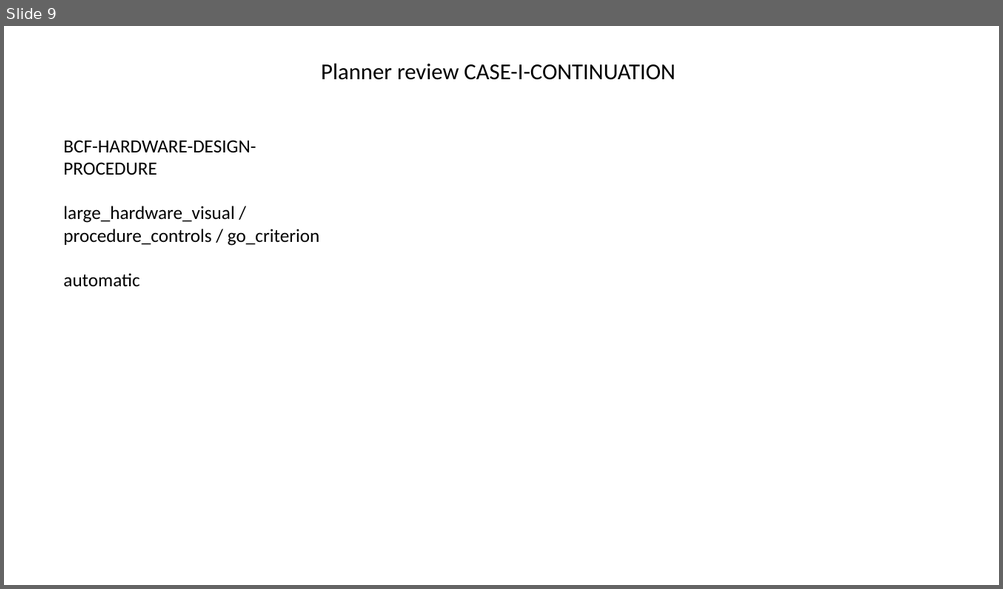
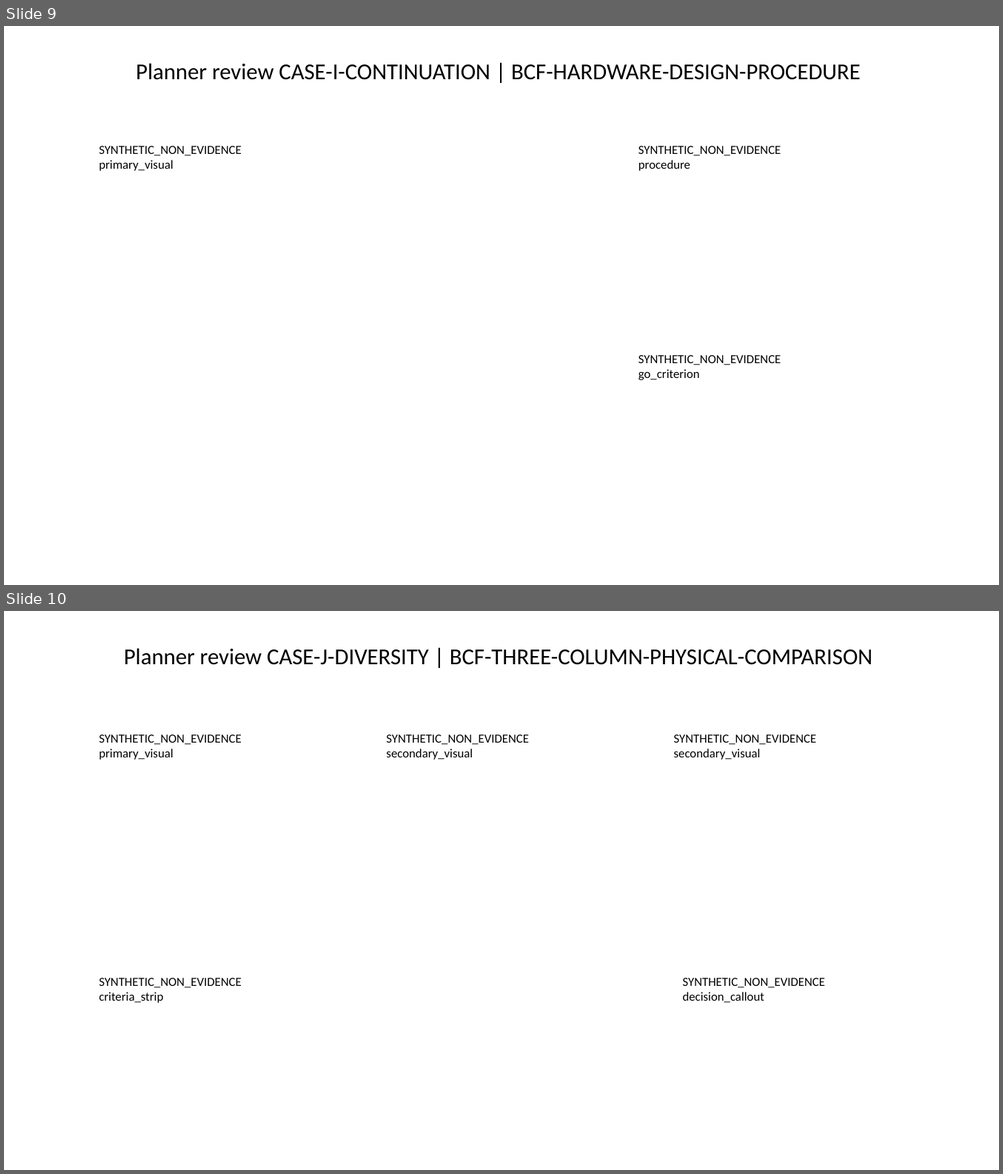
Before and after one commit to Gary0915/AI-Research-SKILLs, a slide deck: thesis-deck-system/artifacts/phase3/planner-composition-candidate-review.pptx. Shown one above the other, each under a label of ours: slide 9 before the commit, slides 9 and 10 after it. The pictures are 1003x589 and 1003x1174 pixels, drawn with LibreOffice and Linux fonts; fonts in the diff are those of the drawing. Boxes give left, top, right and bottom in pixels: in the first picture for what was removed or moved away, otherwise in the second. Text is boxed around its words. In the diff, an @@ line names an element or a change of style, - is before the commit and + after.

Commit message:
phase3: realize planner physical review core

```diff
--- a/thesis-deck-system/artifacts/phase3/planner-composition-candidate-review.pptx
+++ b/thesis-deck-system/artifacts/phase3/planner-composition-candidate-review.pptx
@@ slide 10 added at [4,611,999,1170], background #FFFFFF @@
@@ title added at [124,648,872,665], 22 pt, text #000000 @@
+Planner review CASE-J-DIVERSITY | BCF-THREE-COLUMN-PHYSICAL-COMPARISON
@@ text added at [99,735,242,760], 12 pt, text #000000 @@
+SYNTHETIC_NON_EVIDENCE
+primary_visual
@@ text added at [386,735,529,760], 12 pt, text #000000 @@
+SYNTHETIC_NON_EVIDENCE
+secondary_visual
@@ text added at [674,735,817,760], 12 pt, text #000000 @@
+SYNTHETIC_NON_EVIDENCE
+secondary_visual
@@ text added at [99,978,242,1003], 12 pt, text #000000 @@
+SYNTHETIC_NON_EVIDENCE
+criteria_strip
@@ text added at [683,978,825,1003], 12 pt, text #000000 @@
+SYNTHETIC_NON_EVIDENCE
+decision_callout
@@ slide 9 changed as well @@
@@ title at [136,63,860,80]: text changed @@
-Planner review CASE-I-CONTINUATION
+Planner review CASE-I-CONTINUATION | BCF-HARDWARE-DESIGN-PROCEDURE
@@ text at [99,146,242,171]: text changed; size 18 to 12 pt @@
-BCF-HARDWARE-DESIGN-PROCEDURE
-large_hardware_visual / procedure_controls / go_criterion
-automatic
+SYNTHETIC_NON_EVIDENCE
+primary_visual
@@ text added at [638,146,781,171], 12 pt, text #000000 @@
+SYNTHETIC_NON_EVIDENCE
+procedure
@@ text added at [638,355,781,380], 12 pt, text #000000 @@
+SYNTHETIC_NON_EVIDENCE
+go_criterion
```
Also in this commit, not shown: 4 other slides changed, 5 other slides added, 5 slides removed, 20 other files.
